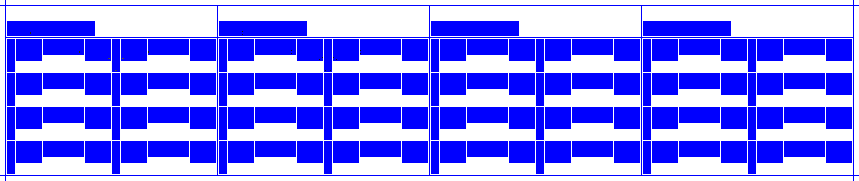
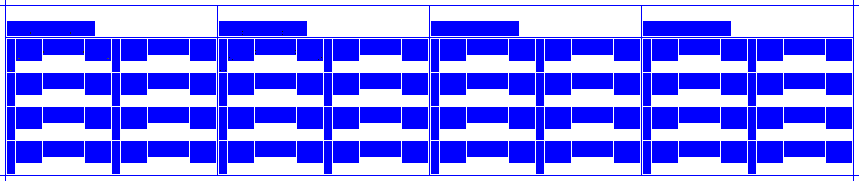
Layer changes from the first w=859, h=181 image to the second:
hid "9F" over [43, 31, 361, 71]
added layer "9 Repeat copy" above "8 Train" over [10, 31, 322, 71]
